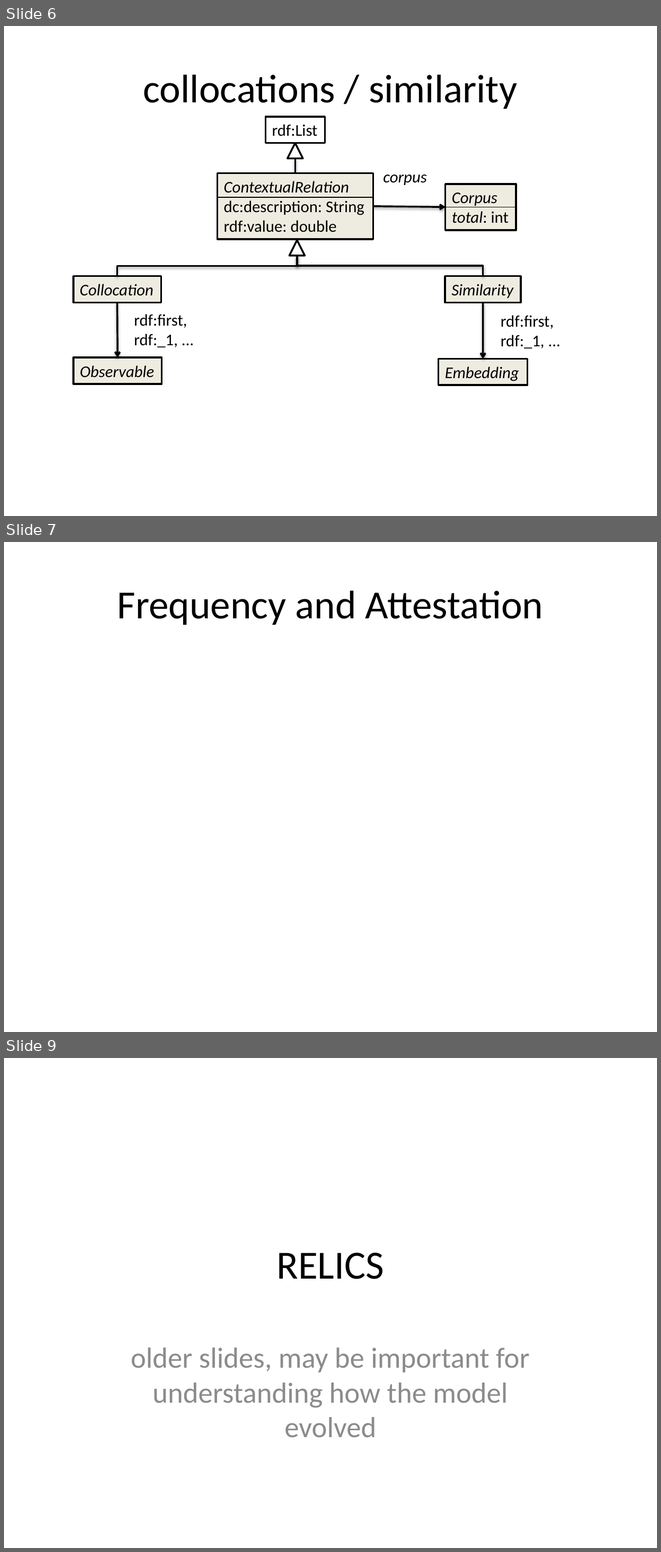
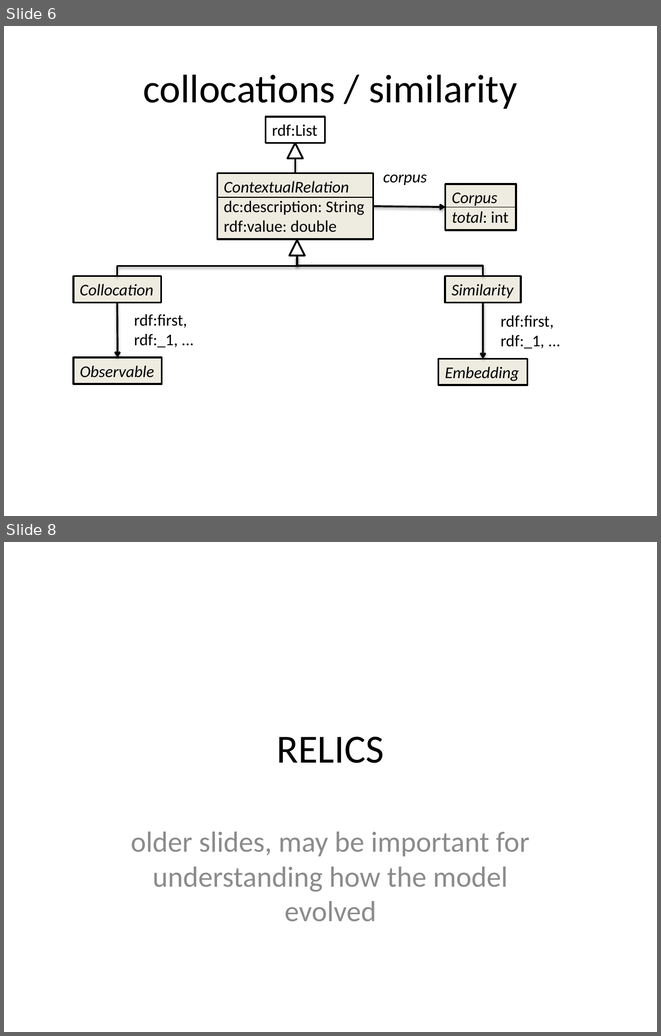
Before and after one commit to ontolex/frequency-attestation-corpus-information, a slide deck: img/source.pptx. Shown one above the other, each under a label of ours: slides 6, 7 and 9 before the commit, slides 6 and 8 after it; the slides between them are not shown. The pictures are 661x1552 and 661x1036 pixels, drawn with LibreOffice and Linux fonts; fonts in the diff are those of the drawing. Boxes give left, top, right and bottom in pixels: in the first picture for what was removed or moved away, otherwise in the second. Text is boxed around its words. In the diff, an @@ line names an element or a change of style, - is before the commit and + after.

```diff
--- a/img/source.pptx
+++ b/img/source.pptx
@@ slide 7 removed at (x1=4, y1=542, x2=657, y2=1032), background #FFFFFF @@
@@ title removed at (x1=117, y1=590, x2=543, y2=625) @@
-Frequency and Attestation
@@ what was slide 9 is now slide 8 @@
```
Also in this commit, not shown: 2 slides changed.
